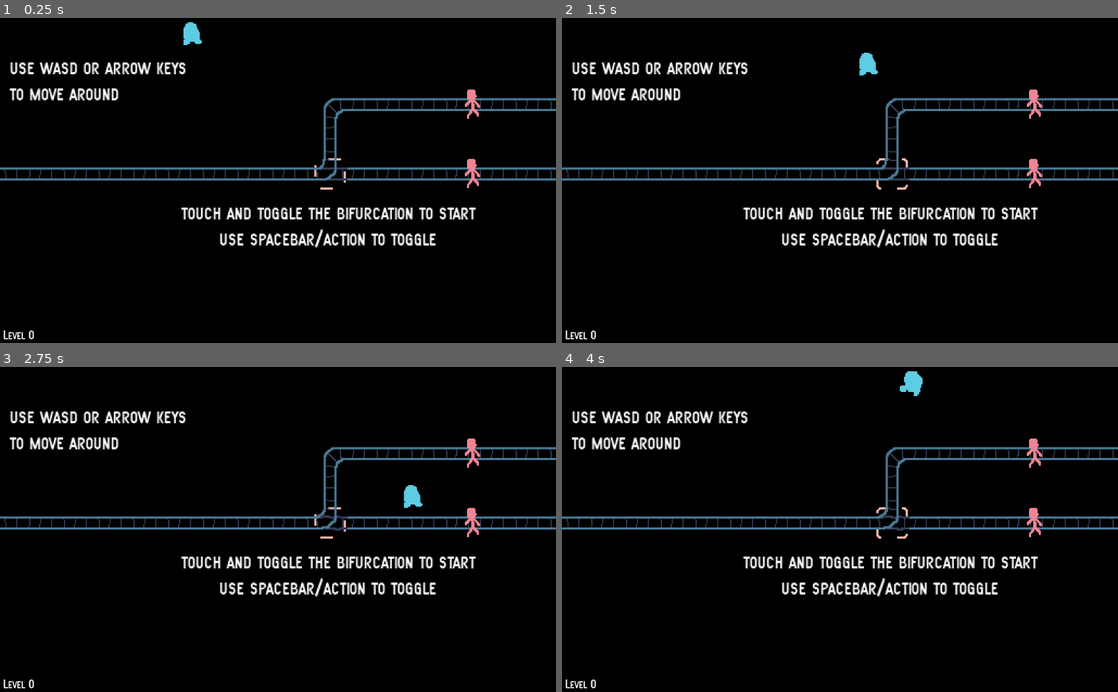
Above: before the commit, frames 1-4 (two rows, left to right).
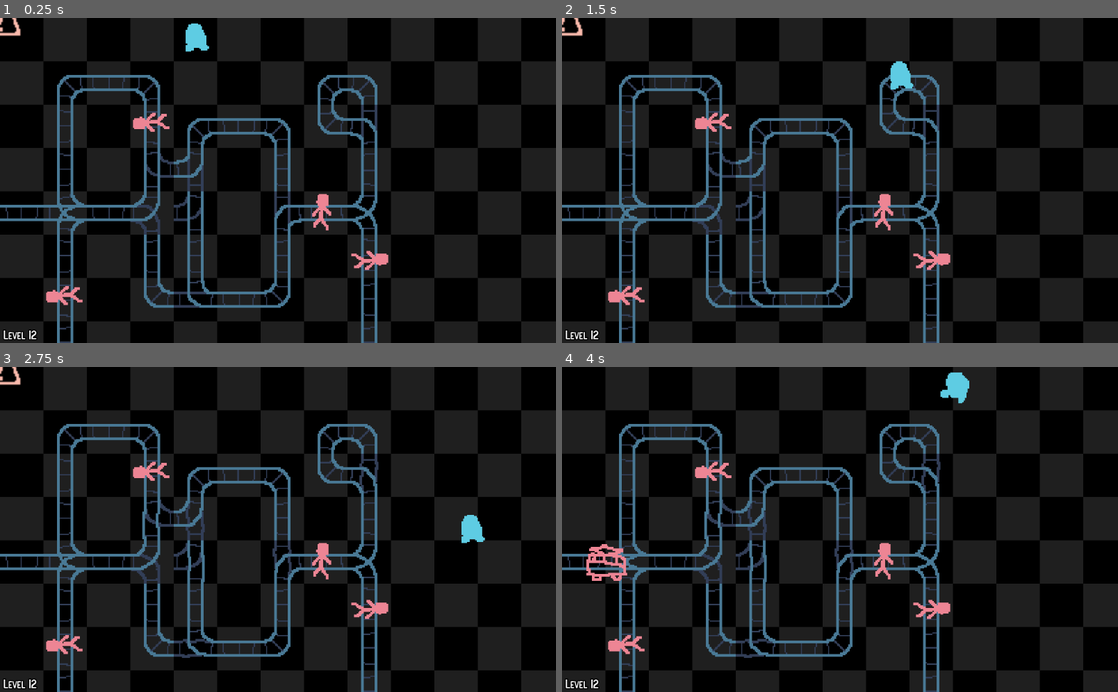
Above: after the commit, the same moments.

Repository: albertnez/ld50
Game: Godot game, scene res://scenes/world.tscn
Same seed, same stepped clock (60 frames per second), same inputs: the game is played once before the commit and once after it.
Inputs:
- Up to frame 1 (0.25 s): no input
- Up to frame 2 (1.5 s): tap Enter (restart) at 0.5 s; hold Right (ui_right) 0.53-1.28 s; hold Down (ui_down) from 1.28 s (still down)
- Up to frame 3 (2.75 s): release Down (ui_down) at 2.03 s; hold Right (ui_right) from 2.03 s (still down)
- Up to frame 4 (4 s): release Right (ui_right) at 2.78 s; hold Up (ui_up) 2.78-3.53 s; hold Left (ui_left) from 3.53 s (still down)

The runs differ from the first frame. In frame 1, 55% of the frame differs, in the area x 0-100%, y 0-100%; in frame 2, 56%; in frame 3, 55%; in frame 4, 56%.

Commit message:
Added checkboard background

Diff:
--- a/scenes/levels/level12.tscn
+++ b/scenes/levels/level12.tscn
@@ -3,7 +3,7 @@
 [ext_resource path="res://scenes/tilemap.tscn" type="PackedScene" id=1]
 
 [node name="TileMap" instance=ExtResource( 1 )]
-tile_data = PoolIntArray( 4, 536870913, 131072, 65537, -1073 …(559 unchanged characters)… 65539, 327681, -1073741823, 0, 327683, -2147483647, 3, 327684, 1610612737, 2, 327685, 1, 0, 327686, -1610612735, 3, 327688, -1610612735, 65536, 393217, -1073741823, 65536 )
+tile_data = PoolIntArray( 4, 536870913, 131072, 65537, -1073 …(559 unchanged characters)… 65539, 327681, -1073741823, 0, 327683, -536870911, 0, 327684, -536870911, 0, 327686, -536870911, 0, 327688, -1610612735, 65536, 393217, -1073741823, 65536, 393219, -2147483647, 3, 393220, 1610612737, 2, 393221, 1, 0, 393222, -1610612735, 3, 393224, -536870911, 0, 458753, -536870911, 0, 458760, -536870911, 0 )
 TROLLEY_WAIT_TIME = 3.0
 
 [node name="DefaultLabel" parent="Control" index="0"]
@@ -15,6 +15,8 @@
 [node name="Camera2D" parent="." index="3"]
 zoom = Vector2( 0.4, 0.4 )
 
-[node name="TrolleyWarningSprite" parent="." index="5"]
-animation = "default"
-frame = 1
+[node name="ActionHoverIndicator" parent="." index="4"]
+frame = 9
+
+[node name="LevelTileHintSprite" parent="." index="7"]
+frame = 8
--- a/scenes/tilemap.tscn
+++ b/scenes/tilemap.tscn
@@ -1,10 +1,11 @@
-[gd_scene load_steps=34 format=2]
+[gd_scene load_steps=35 format=2]
 
 [ext_resource path="res://scenes/tileset.tres" type="TileSet" id=1]
 [ext_resource path="res://scenes/tilemap.gd" type="Script" id=2]
 [ext_resource path="res://assets/images/tilemap_indicators2.png" type="Texture" id=3]
 [ext_resource path="res://assets/images/tilemap_indicators1.png" type="Texture" id=4]
 [ext_resource path="res://scenes/ui/font_tilemap.tres" type="DynamicFont" id=5]
+[ext_resource path="res://assets/images/chess_background.png" type="Texture" id=6]
 [ext_resource path="res://assets/images/trolley_warning-sheet.png" type="Texture" id=7]
 [ext_resource path="res://assets/images/level_tile_hint.png" type="Texture" id=8]
 
@@ -202,13 +203,12 @@
 
 [node name="ActionHoverIndicator" type="AnimatedSprite" parent="."]
 frames = SubResource( 26 )
-frame = 1
+frame = 6
 playing = true
 
 [node name="TrolleyWarningSprite" type="AnimatedSprite" parent="."]
 visible = false
 frames = SubResource( 2 )
-frame = 1
 playing = true
 
 [node name="TrolleyWarningTimer" type="Timer" parent="."]
@@ -219,8 +219,15 @@
 show_behind_parent = true
 scale = Vector2( 0.91, 0.91 )
 frames = SubResource( 15 )
-frame = 5
+frame = 3
 playing = true
+
+[node name="ChessBackground" type="Sprite" parent="."]
+show_behind_parent = true
+texture = ExtResource( 6 )
+centered = false
+region_enabled = true
+region_rect = Rect2( 0, 0, 640, 320 )
 
 [connection signal="timeout" from="TileWobblerTimer" to="." method="_on_TileWobblerTimer_timeout"]
 [connection signal="timeout" from="TrolleyWarningTimer" to="." method="_on_TrolleyWarningTimer_timeout"]
--- a/scenes/world.tscn
+++ b/scenes/world.tscn
@@ -14,6 +14,7 @@
 
 [node name="World" type="Node2D"]
 script = ExtResource( 1 )
+_current_level = 12
 
 [node name="ScaledView" type="Node2D" parent="."]
 
Binary file added: assets/images/chess_background.png
Not shown, added: assets/images/chess_background.png.import
